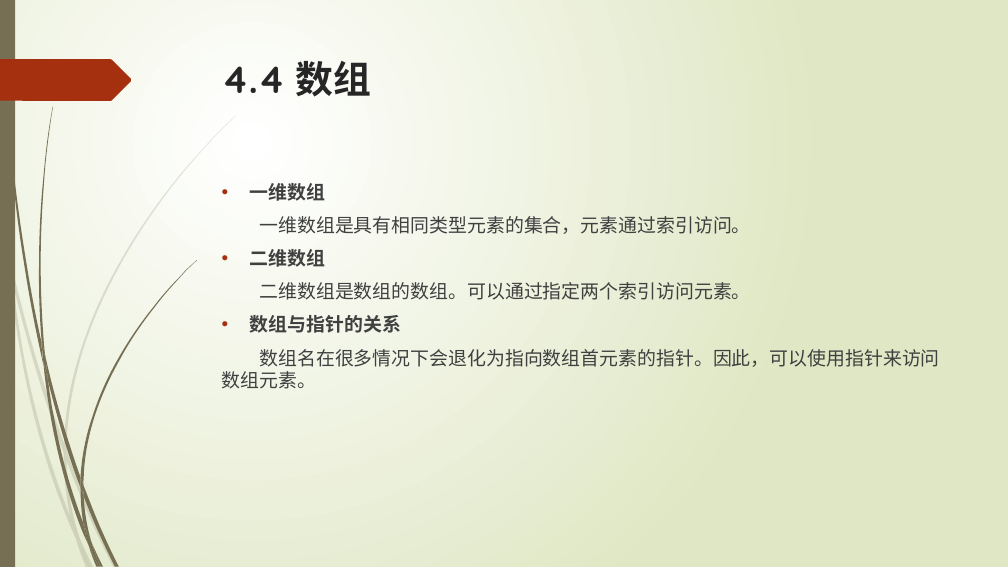
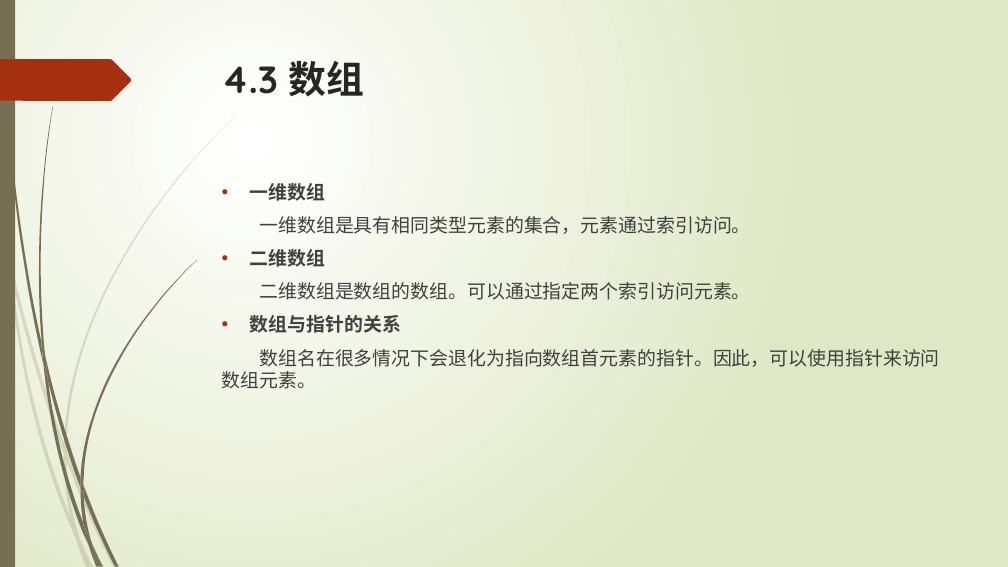
Before and after one commit to liuty2006/learn, a slide deck: slide 42 of learn_cpp/docs/C++语言培训.pptx (slide 43 before the commit). Drawn at 1008x567 pixels with LibreOffice and Linux fonts; fonts in the diff are those of the drawing. Boxes give left, top, right and bottom in pixels: in the first picture for what was removed or moved away, otherwise in the second. Text is boxed around its words. In the diff, an @@ line names an element or a change of style, - is before the commit and + after.

```diff
--- a/learn_cpp/docs/C++语言培训.pptx
+++ b/learn_cpp/docs/C++语言培训.pptx
@@ title at bbox=[222, 61, 364, 97]: text changed @@
-4.4 数组
+4.3 数组
```
Also in this commit, not shown: 3 other slides changed, 5 other files.
